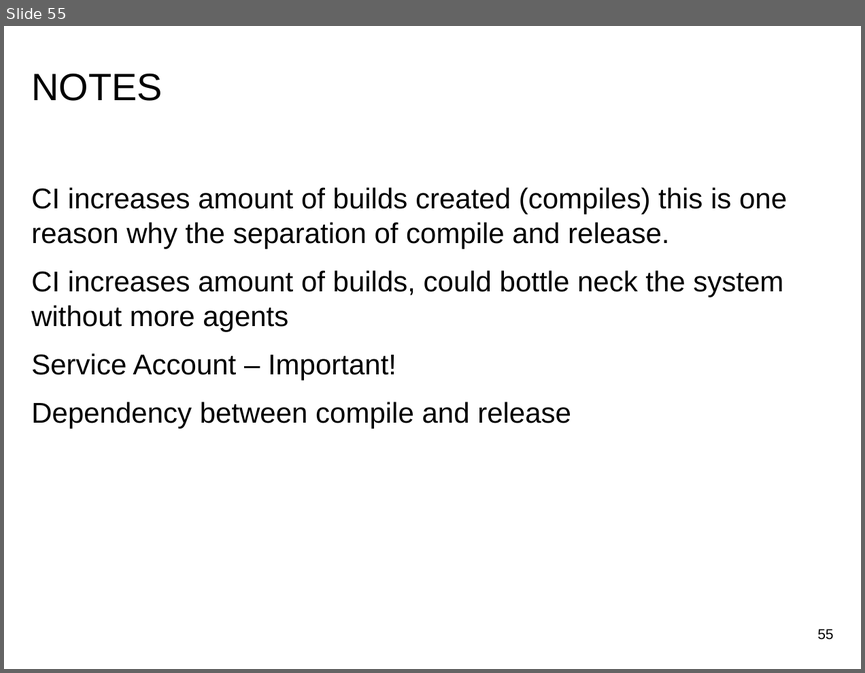
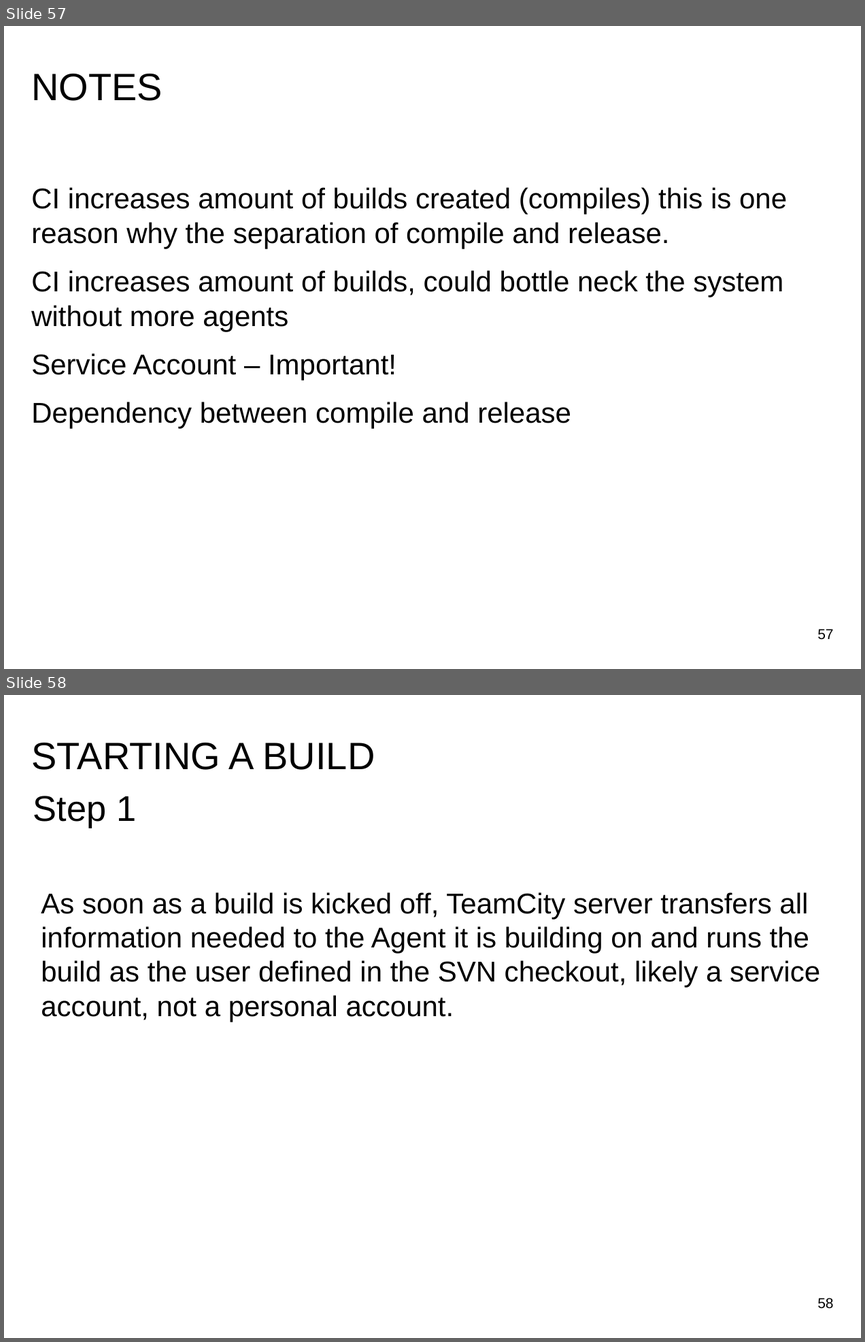
Before and after one commit to JessJustice/Prezi, a slide deck: Build System Overview.odp. Shown one above the other, each under a label of ours: slide 55 before the commit, slides 57 and 58 after it. The pictures are 865x673 and 865x1342 pixels, drawn with LibreOffice and Linux fonts; fonts in the diff are those of the drawing. Boxes give left, top, right and bottom in pixels: in the first picture for what was removed or moved away, otherwise in the second. Text is boxed around its words. In the diff, an @@ line names an element or a change of style, - is before the commit and + after.

```diff
--- a/Build System Overview.odp
+++ b/Build System Overview.odp
@@ slide 58 added at box(4, 695, 861, 1338), background #FFFFFF @@
@@ title added at box(31, 743, 375, 770), 32 pt, text #000000 @@
+STARTING A BUILD
@@ text added at box(33, 796, 136, 828), 30 pt, text #000000 @@
+Step 1
@@ text added at box(41, 892, 820, 1021), 24 pt, text #000000 @@
+As soon as a build is kicked off, TeamCity server transfers all information needed to the Agent it is building on and runs the build as the user defined in the SVN checkout, likely a service account, not a personal account.
@@ page number added at box(817, 1297, 833, 1308), 12 pt, text #000000 @@
+58
@@ what was slide 55 is now slide 57 @@
@@ page number at box(817, 628, 833, 639): text changed @@
-55
+57
```
Also in this commit, not shown: 2 slides changed, 3 other slides added, 1 slide removed.
